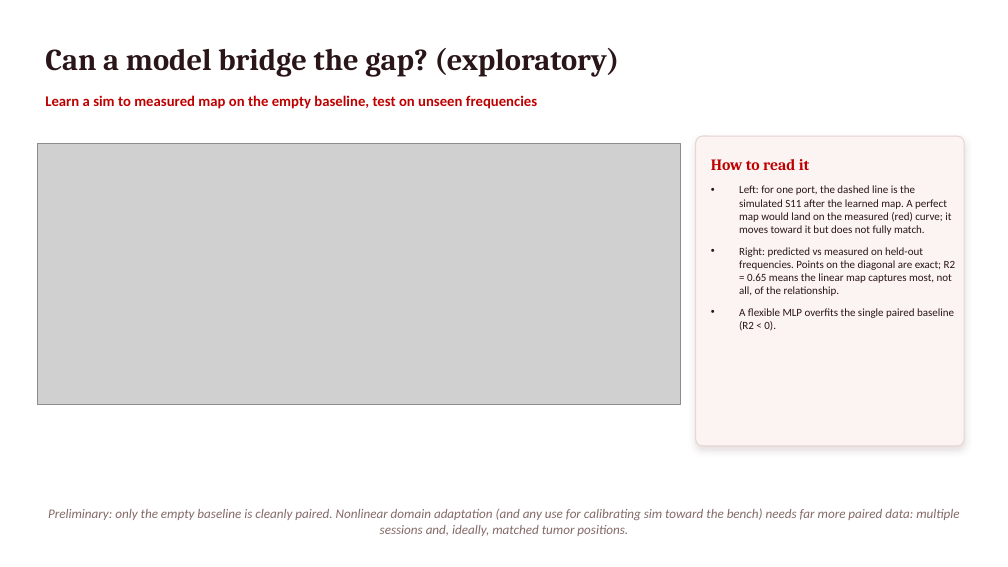
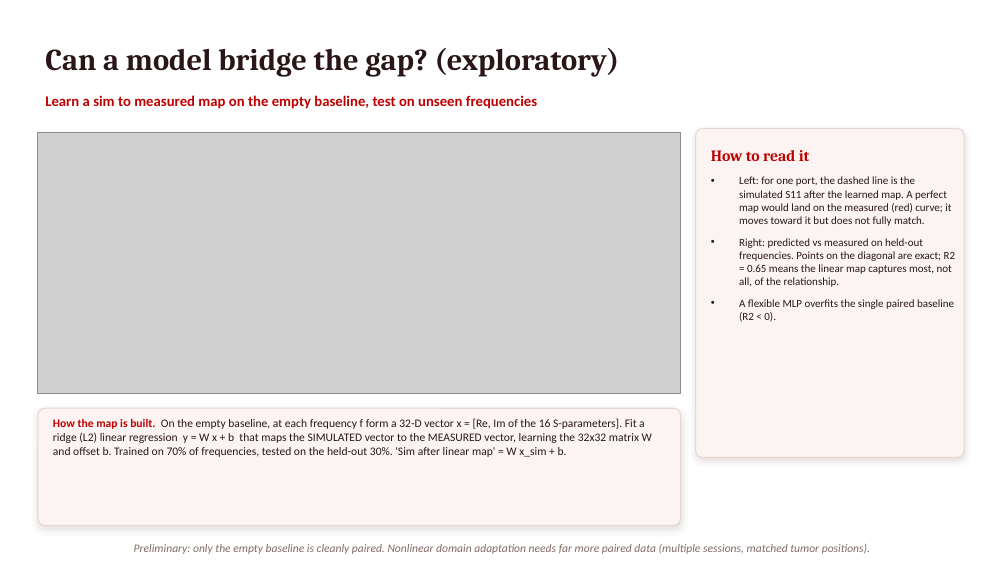
Before and after one commit to pmart1534/microwave-phantom-localization-cnn-mlp, a slide deck: slide 10 of regression_deck/Deck3_Sim_vs_Measured.pptx. Drawn at 1008x567 pixels with LibreOffice and Linux fonts; fonts in the diff are those of the drawing; grey boxes stand for pictures. Boxes give left, top, right and bottom in pixels: in the first picture for what was removed or moved away, otherwise in the second. Text is boxed around its words. In the diff, an @@ line names an element or a change of style, - is before the commit and + after.

```diff
--- a/regression_deck/Deck3_Sim_vs_Measured.pptx
+++ b/regression_deck/Deck3_Sim_vs_Measured.pptx
@@ picture: place and size @@
-picture at (38,144,681,405)
+picture at (38,132,681,393)
@@ rounded rectangle: place and size @@
-rounded rectangle at (696,136,964,446)
+rounded rectangle at (696,129,964,457)
@@ text "How to read it": place and size @@
-text "How to read it" at (711,159,810,170)
+text "How to read it" at (711,150,810,161)
@@ text "Left: for one port, the ...": place and size @@
-text "Left: for one port, the ..." at (739,185,956,331)
+text "Left: for one port, the ..." at (739,176,956,322)
@@ rounded rectangle added at (38,408,681,526), fill #FBF4F2, outline #E7D6D1 1 pt @@
@@ text added at (53,418,652,457), 11 pt, text #2A1618 @@
+How the map is built. On the empty baseline, at each frequency f form a 32-D vector x = [Re, Im of the 16 S-parameters]. Fit a ridge (L2) linear regression y = W x + b that maps the SIMULATED vector to the MEASURED vector, learning the 32x32 matrix W and offset b. Trained on 70% of frequencies, tested on the held-out 30%. 'Sim after linear map' = W x_sim + b.
@@ text at (134,544,870,554): text changed; size 12.5 to 11 pt @@
-Preliminary: only the empty baseline is cleanly paired. Nonlinear domain adaptation (and any use for calibrating sim toward the bench) needs far more paired data: multiple sessions and, ideally, matched tumor positions.
+Preliminary: only the empty baseline is cleanly paired. Nonlinear domain adaptation needs far more paired data (multiple sessions, matched tumor positions).
```
Also in this commit, not shown: 4 other files.
